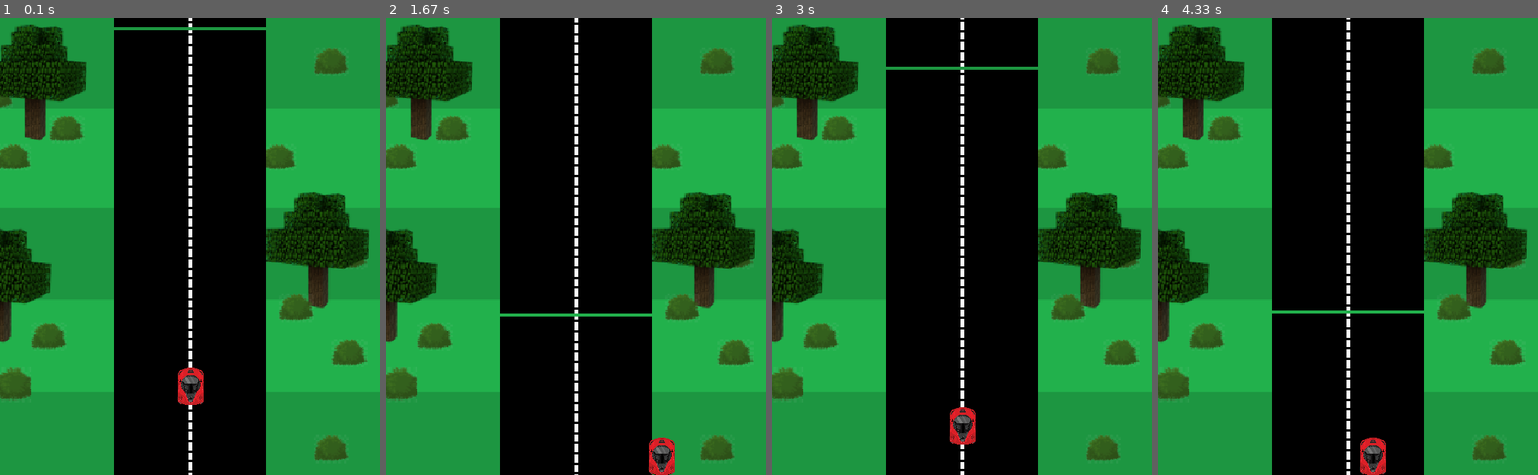
Above: before the commit, frames 1-4 (left to right).
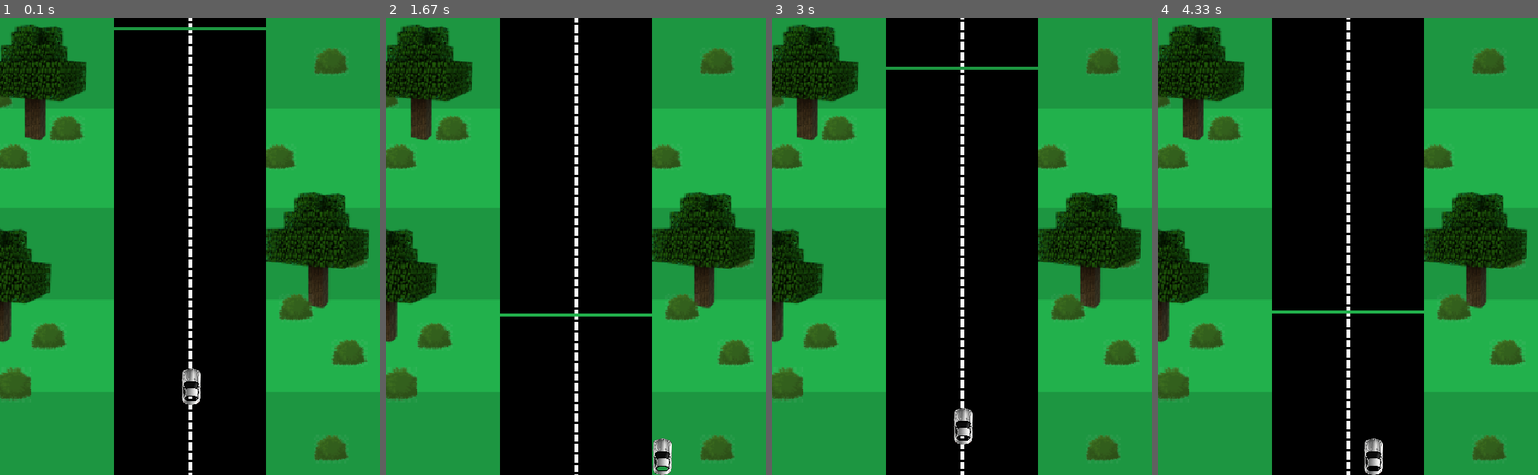
Above: after the commit, the same moments.

Repository: ferclima/pygame
Game: pygame game, started from codigo do jogo.py
Same seed, same stepped clock (60 frames per second), same inputs: the game is played once before the commit and once after it.
Inputs:
- Up to frame 1 (0.1 s): no input
- Up to frame 2 (1.67 s): hold Right 0.33-0.8 s; hold Up 0.83-1.13 s; hold Right 1.17-1.63 s
- Up to frame 3 (3 s): hold Left 1.67-2.2 s; hold Left 2.23-2.63 s; hold Up from 2.67 s (still down)
- Up to frame 4 (4.33 s): release Up at 3.03 s; hold Right 3.07-3.7 s; hold Left 3.73-4.2 s; hold Right from 4.23 s (still down)

The runs differ from the first frame. In frame 1, 0.5% of the frame differs, in the area x 46-54%, y 76-85%; in frame 2, 0.5%, in the area x 69-76%, y 91-100%; in frame 3, 0.5%; in frame 4, 0.5%.

Commit message:
alterações no código

Diff:
--- a/codigo do jogo.py
+++ b/codigo do jogo.py
@@ -17,7 +17,7 @@
 game = True
 paisagem_img = pygame.image.load('Paisagem2..png').convert_alpha()
 pista_img = pygame.image.load('Mini pista.png').convert_alpha()
-carro_img = pygame.image.load('carrinho2-removebg-preview.png').convert_alpha()
+carro_img = pygame.image.load('obstaculo 1.png').convert_alpha()
 carro_img = pygame.transform.scale(carro_img, (35, 50))
 
 class Pista(pygame.sprite.Sprite):
@@ -64,8 +64,8 @@
             self.rect.left = 0
         if self.rect.bottom > HEIGHT:
             self.rect.bottom = HEIGHT
-        if self.rect.top < 0:
-            self.rect.top = 0
+        if self.rect.top < HEIGHT/2:
+            self.rect.top = HEIGHT/2
 
 all_sprites = pygame.sprite.Group()
 all_pistas = pygame.sprite.Group()
